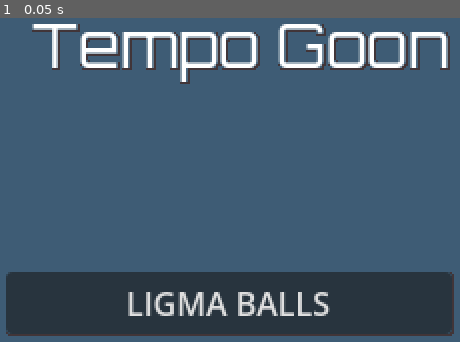
Above: before the commit, frame 1.
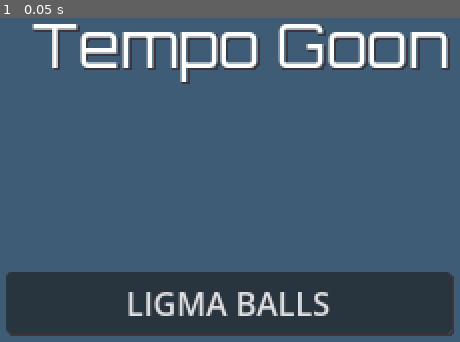
Above: after the commit, the same moment.

Repository: skibbl-dev/bisk-it-for-the-Ruscuit
Game: Godot game, scene res://scenes/title_screen.tscn
The game is run twice, just before and just after one commit, with the same random seed, the same clock (stepped at 60 frames per second) and the same inputs. Sound files missing from this copy of the repository are replaced by a short silence.
Inputs:
- Up to frame 1 (0.05 s): no input

The runs differ from the first frame. In frame 1, 0.1% of the frame differs, in the area x 1-99%, y 1-99%.

Commit message:
Visuals + Particles + Collision + rotation
new player sprite\
fixed shadow to be exactly 1,1 pixels

added attack particles and collision shape

fixed rotation going all the way around when above 180

Diff:
--- a/assets/shadow.gdshader
+++ b/assets/shadow.gdshader
@@ -7,7 +7,7 @@
 uniform vec2 shadow_offset = vec2(1,1);
 
 void fragment() {
-	vec3 c = textureLod(screen_texture, SCREEN_UV-(shadow_offset/vec2(640,480)), 0.0).rgb;
+	vec3 c = textureLod(screen_texture, SCREEN_UV-(shadow_offset/vec2(320,240)), 0.0).rgb;
 	vec3 d = textureLod(screen_texture, SCREEN_UV, 0.0).rgb;
 
 	COLOR.rgb = d.rgb;
--- a/objects/Player.tscn
+++ b/objects/Player.tscn
@@ -1,12 +1,30 @@
-[gd_scene load_steps=6 format=3 uid="uid://bb4wfku36enm7"]
+[gd_scene load_steps=8 format=3 uid="uid://bitjw4ddfb7do"]
 
 [ext_resource type="Script" uid="uid://bg0johx5wrgae" path="res://scripts/player.gd" id="1_8ak8y"]
 [ext_resource type="Texture2D" uid="uid://dwjxl8iv78mhb" path="res://assets/sprites/Player.png" id="2_gndvh"]
 [ext_resource type="Texture2D" uid="uid://df300iu55uj4k" path="res://assets/sprites/weapon.png" id="3_6vqvp"]
-[ext_resource type="PackedScene" path="res://objects/shadow_shader.tscn" id="4_f6j3j"]
 
 [sub_resource type="RectangleShape2D" id="RectangleShape2D_gndvh"]
 size = Vector2(14, 14)
+
+[sub_resource type="Gradient" id="Gradient_6vqvp"]
+offsets = PackedFloat32Array(0, 0.0634675, 1)
+colors = PackedColorArray(1, 1, 1, 1, 0.839246, 0.811073, 0.870734, 1, 0.619608, 0.552941, 0.694118, 1)
+
+[sub_resource type="GradientTexture1D" id="GradientTexture1D_f6j3j"]
+gradient = SubResource("Gradient_6vqvp")
+
+[sub_resource type="ParticleProcessMaterial" id="ParticleProcessMaterial_6vqvp"]
+particle_flag_disable_z = true
+emission_shape_scale = Vector3(0, 10, 1)
+emission_shape = 3
+emission_box_extents = Vector3(1, 1, 1)
+initial_velocity_min = 15.5
+initial_velocity_max = 64.6
+gravity = Vector3(0, 0, 0)
+scale_min = 1.5
+scale_max = 2.0
+color_ramp = SubResource("GradientTexture1D_f6j3j")
 
 [node name="Player" type="CharacterBody2D"]
 script = ExtResource("1_8ak8y")
@@ -19,9 +37,22 @@
 
 [node name="WeaponPivot" type="Node2D" parent="."]
 
+[node name="AnimationPlayer" type="AnimationPlayer" parent="WeaponPivot"]
+
+[node name="Particle" type="GPUParticles2D" parent="WeaponPivot"]
+position = Vector2(18, 0)
+emitting = false
+amount = 128
+lifetime = 0.17
+one_shot = true
+process_material = SubResource("ParticleProcessMaterial_6vqvp")
+
 [node name="Weapon" type="Sprite2D" parent="WeaponPivot"]
 position = Vector2(16, 0)
 scale = Vector2(0.5, 0.5)
 texture = ExtResource("3_6vqvp")
 
-[node name="ShadowShader" parent="." instance=ExtResource("4_f6j3j")]
+[node name="Area2D" type="Area2D" parent="WeaponPivot"]
+
+[node name="CollisionPolygon2D" type="CollisionPolygon2D" parent="WeaponPivot/Area2D"]
+polygon = PackedVector2Array(12, -11, 18, 0, 12, 11, 25, 13, 31, 0, 25, -13)
--- a/project.godot
+++ b/project.godot
@@ -84,3 +84,4 @@
 textures/canvas_textures/default_texture_filter=0
 renderer/rendering_method="gl_compatibility"
 renderer/rendering_method.mobile="gl_compatibility"
+environment/canvas_textures/default_texture_filter=0
--- /dev/null
+++ b/scenes/game.tscn
@@ -0,0 +1,10 @@
+[gd_scene load_steps=3 format=3 uid="uid://rsgpxupbcy8a"]
+
+[ext_resource type="PackedScene" uid="uid://bitjw4ddfb7do" path="res://objects/Player.tscn" id="1_yqjtg"]
+[ext_resource type="PackedScene" uid="uid://sr188lxw1nlt" path="res://objects/shadow_shader.tscn" id="2_lnu2h"]
+
+[node name="game" type="Node2D"]
+
+[node name="Player" parent="." instance=ExtResource("1_yqjtg")]
+
+[node name="ShadowShader" parent="." instance=ExtResource("2_lnu2h")]
--- a/scripts/player.gd
+++ b/scripts/player.gd
@@ -40,5 +40,6 @@
 	weapon_pivot.rotation = get_angle_to(get_global_mouse_position())
 
 func _bend_sprite(direction:float,amount:float):
-	sprite.rotation = lerpf(sprite.rotation, direction, sprite_rotation_weight)
+	sprite.rotation = lerp_angle(sprite.rotation, direction, sprite_rotation_weight)
+
 	sprite.scale.x = lerpf(sprite.scale.x, 1+(amount*sprite_stretch), sprite_scale_weight)
Binary file changed: assets/sprites/Player.png
Not shown: 1 places in scenes/title_screen.tscn that only renumber resources
